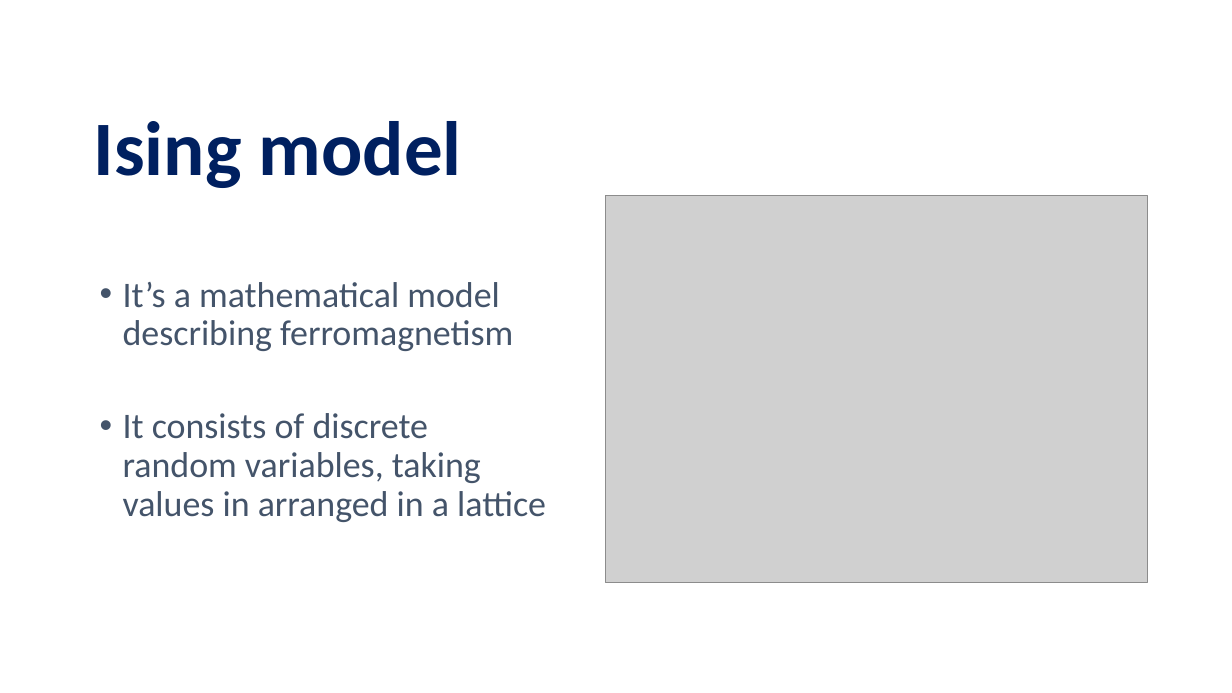
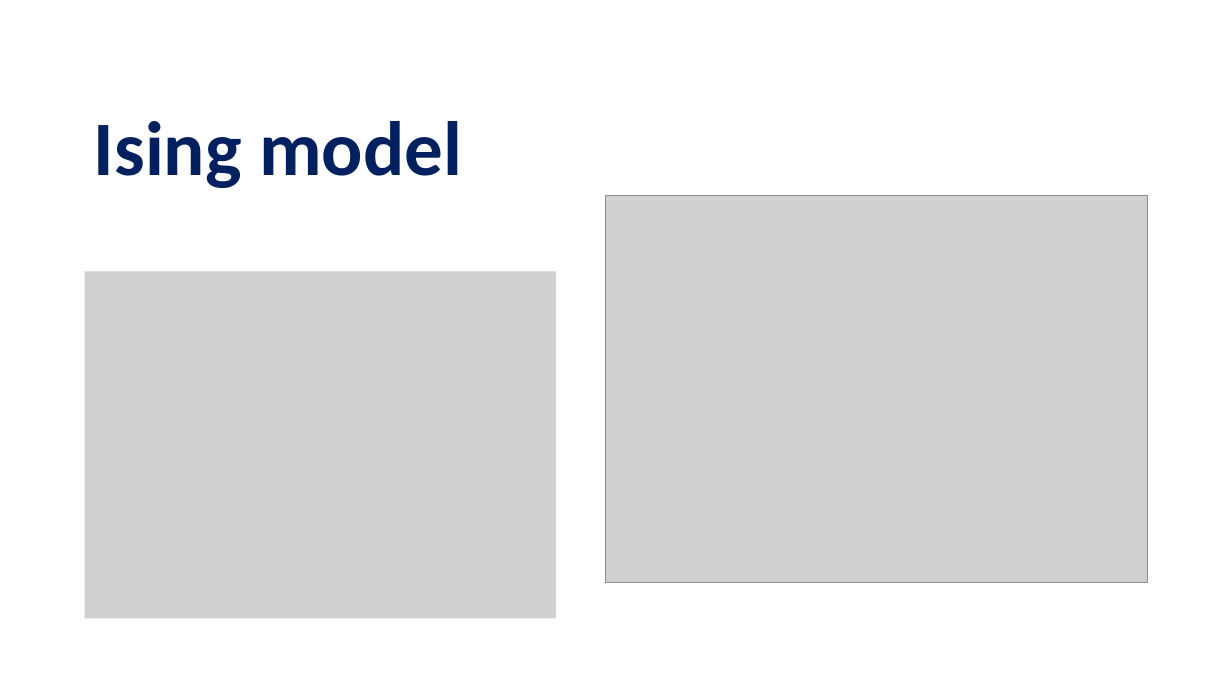
Before and after one commit to pettepiero/Ising-image-denoising, a slide deck: slide 2 of pml.pptm. Drawn at 1232x693 pixels with LibreOffice and Linux fonts; fonts in the diff are those of the drawing; grey boxes stand for pictures. Boxes give left, top, right and bottom in pixels: in the first picture for what was removed or moved away, otherwise in the second. Text is boxed around its words. In the diff, an @@ line names an element or a change of style, - is before the commit and + after.

```diff
--- a/pml.pptm
+++ b/pml.pptm
@@ picture added at box(85, 272, 556, 619) @@
@@ text removed at box(123, 282, 546, 522) @@
-• It’s a mathematical model describing ferromagnetism
-• It consists of discrete random variables, taking values in arranged in a lattice
```
Also in this commit, not shown: 5 other slides changed, 11 slides added, 15 slides removed.
